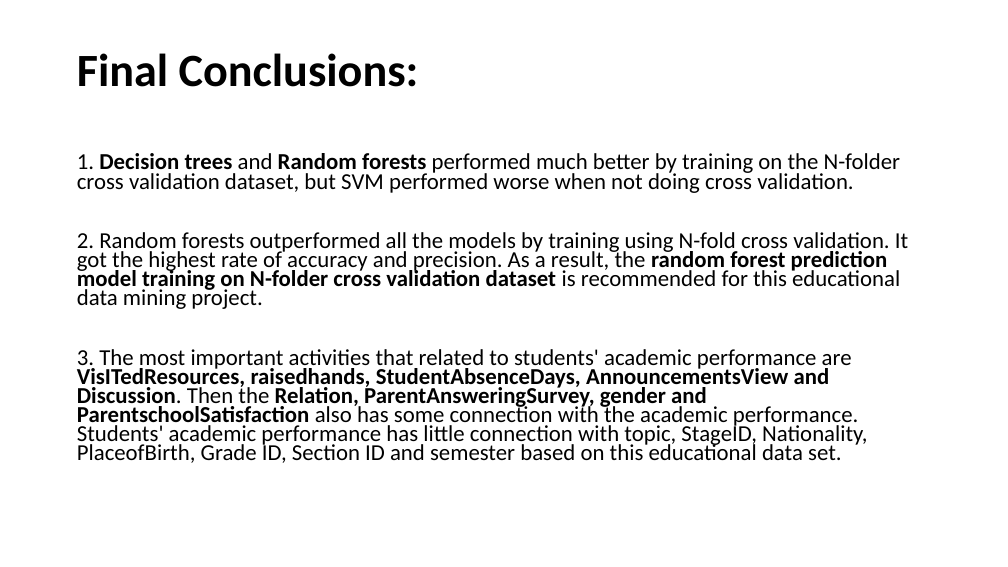
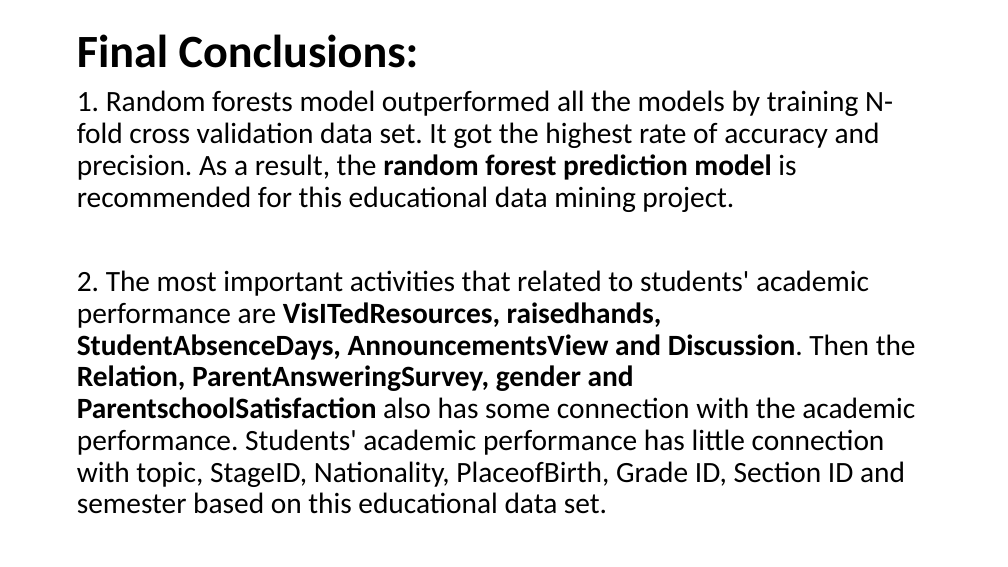
Before and after one commit to Rena-zhou/IFN702, a slide deck: slide 39 of Project presentation (presentation)- zhiying.pptx (slide 32 before the commit). Drawn at 1008x567 pixels with LibreOffice and Linux fonts; fonts in the diff are those of the drawing. Boxes give left, top, right and bottom in pixels: in the first picture for what was removed or moved away, otherwise in the second. Text is boxed around its words. In the diff, an @@ line names an element or a change of style, - is before the commit and + after.

Commit message:
ppt
ppt

```diff
--- a/Project presentation (presentation)- zhiying.pptx
+++ b/Project presentation (presentation)- zhiying.pptx
@@ title "Final Conclusions:": place and size @@
-title "Final Conclusions:" at bbox=[77, 53, 419, 87]
+title "Final Conclusions:" at bbox=[77, 34, 419, 68]
@@ text at bbox=[77, 90, 916, 514]: text changed; size 21.7 to 28 pt @@
-1. Decision trees and Random forests performed much better by training on the N-folder cross validation dataset, but SVM performed worse when not doing cross validation.
-2. Random forests outperformed all the models by training using N-fold cross validation. It got the highest rate of accuracy and precision. As a result, the random forest prediction model training on N-folder cross validation dataset is recommended for this educational data mining project.
-3. The most important activities that related to students' academic performance are VisITedResources, raisedhands, StudentAbsenceDays, AnnouncementsView and Discussion. Then the Relation, ParentAnsweringSurvey, gender and ParentschoolSatisfaction also has some connection with the academic performance. Students' academic performance has little connection with topic, StageID, Nationality, PlaceofBirth, Grade ID, Section ID and semester based on this educational data set.
+1. Random forests model outperformed all the models by training N-fold cross validation data set. It got the highest rate of accuracy and precision. As a result, the random forest prediction model is recommended for this educational data mining project.
+2. The most important activities that related to students' academic performance are VisITedResources, raisedhands, StudentAbsenceDays, AnnouncementsView and Discussion. Then the Relation, ParentAnsweringSurvey, gender and ParentschoolSatisfaction also has some connection with the academic performance. Students' academic performance has little connection with topic, StageID, Nationality, PlaceofBirth, Grade ID, Section ID and semester based on this educational data set.
```
Also in this commit, not shown: 9 other slides changed, 9 slides added, 2 slides removed.
